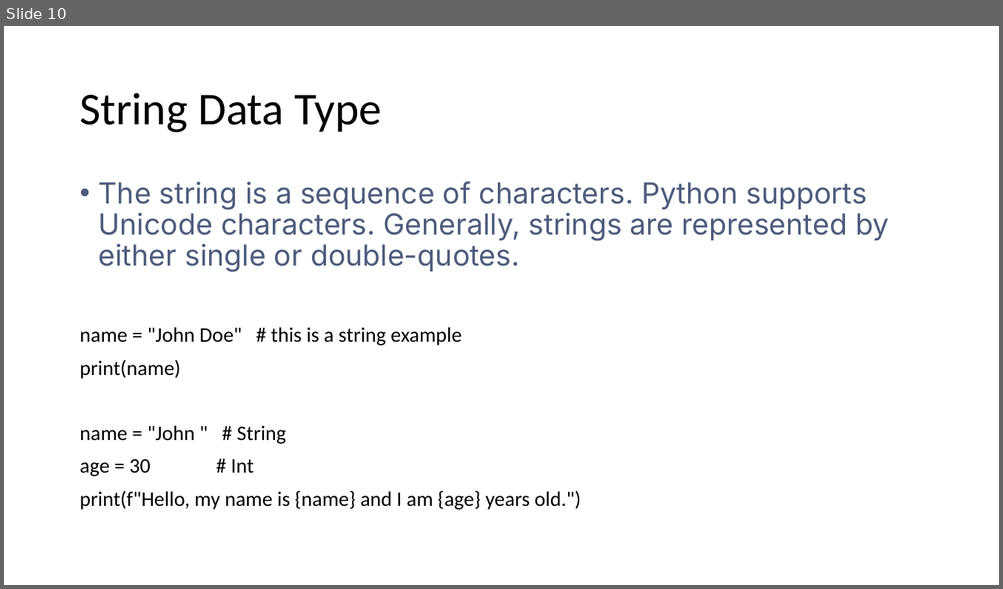
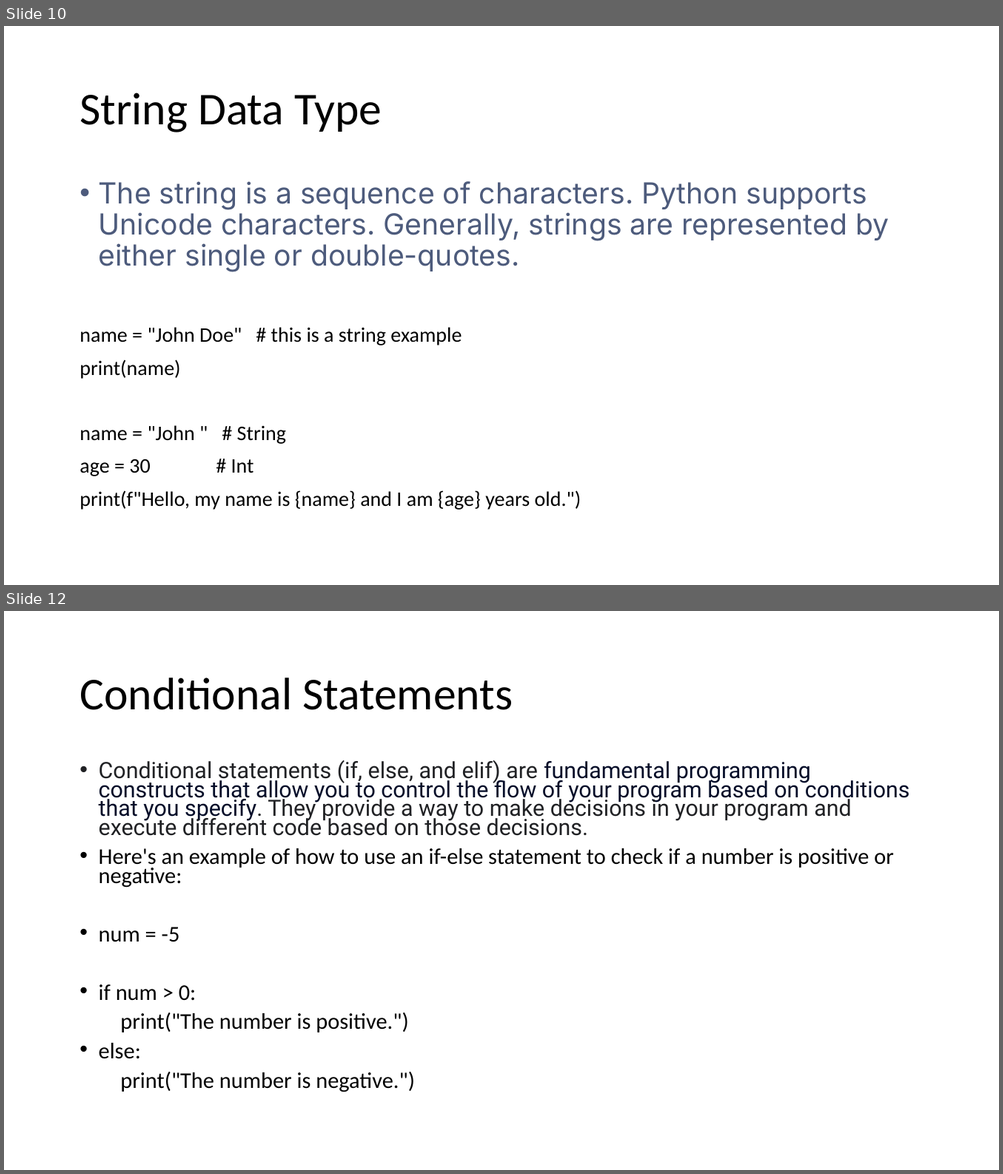
Before and after one commit to mmoro75/TrainingPython, a slide deck: Python_Training_XXXXXX_V1.pptx. Shown one above the other, each under a label of ours: slide 10 before the commit, slides 10 and 12 after it; the slides between them are not shown. The pictures are 1003x589 and 1003x1174 pixels, drawn with LibreOffice and Linux fonts; fonts in the diff are those of the drawing. Boxes give left, top, right and bottom in pixels: in the first picture for what was removed or moved away, otherwise in the second. Text is boxed around its words. In the diff, an @@ line names an element or a change of style, - is before the commit and + after.

```diff
--- a/Python_Training_XXXXXX_V1.pptx
+++ b/Python_Training_XXXXXX_V1.pptx
@@ slide 12 added at <box>4,611,999,1170</box>, background #FFFFFF @@
@@ title added at <box>79,678,512,710</box>, 44 pt, text #000000 @@
+Conditional Statements
@@ text added at <box>99,760,910,1093</box>, 21.7 pt, text #000000 @@
+• Conditional statements (if, else, and elif) are fundamental programming constructs that allow you to control the flow of your program based on conditions that you specify. They provide a way to make decisions in your program and execute different code based on those decisions.
+• Here's an example of how to use an if-else statement to check if a number is positive or negative:
+• num = -5
+• if num > 0:
+print("The number is positive.")
+• else:
+print("The number is negative.")
```
Also in this commit, not shown: 2 other slides added, 6 other files.
